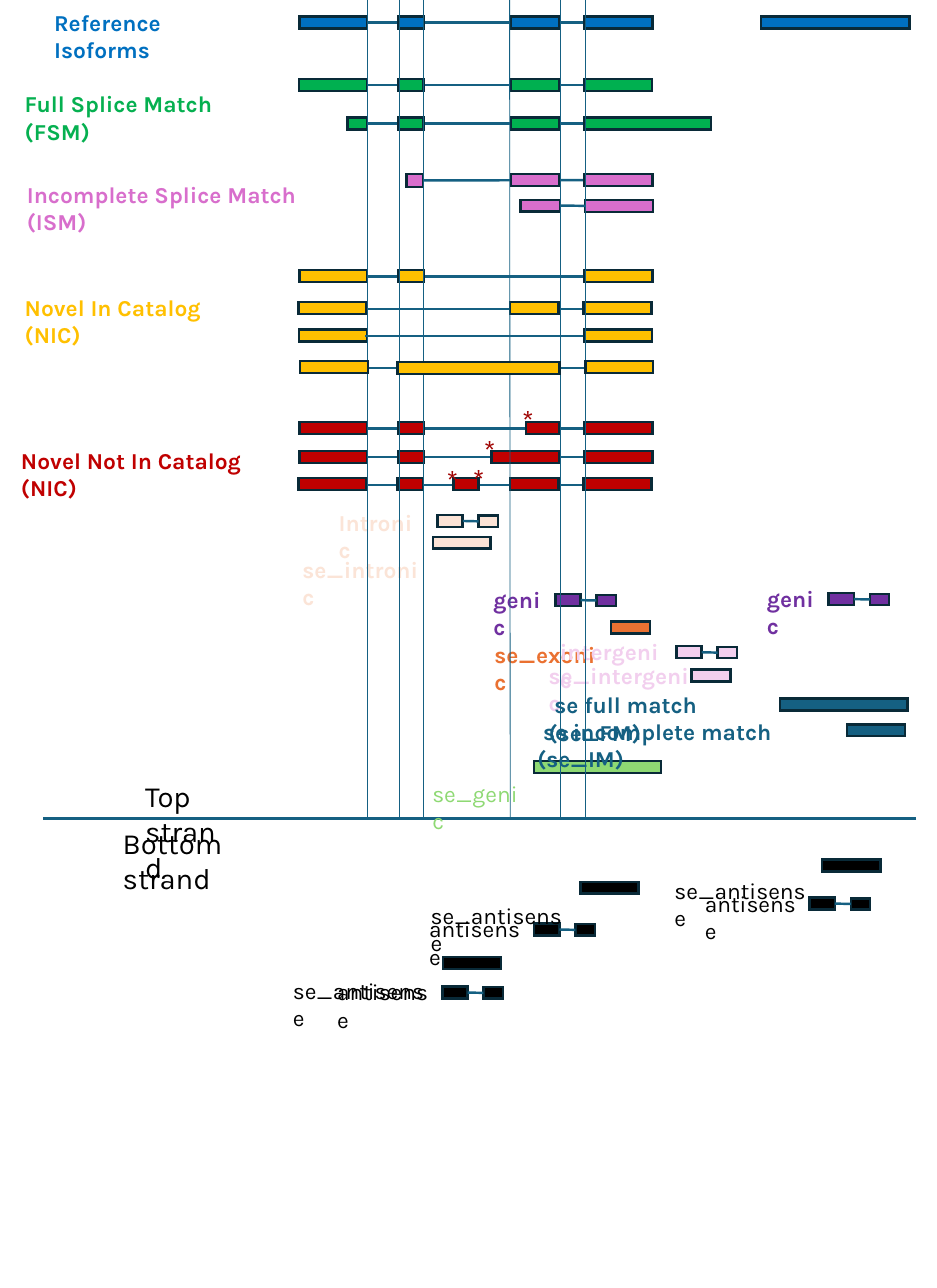
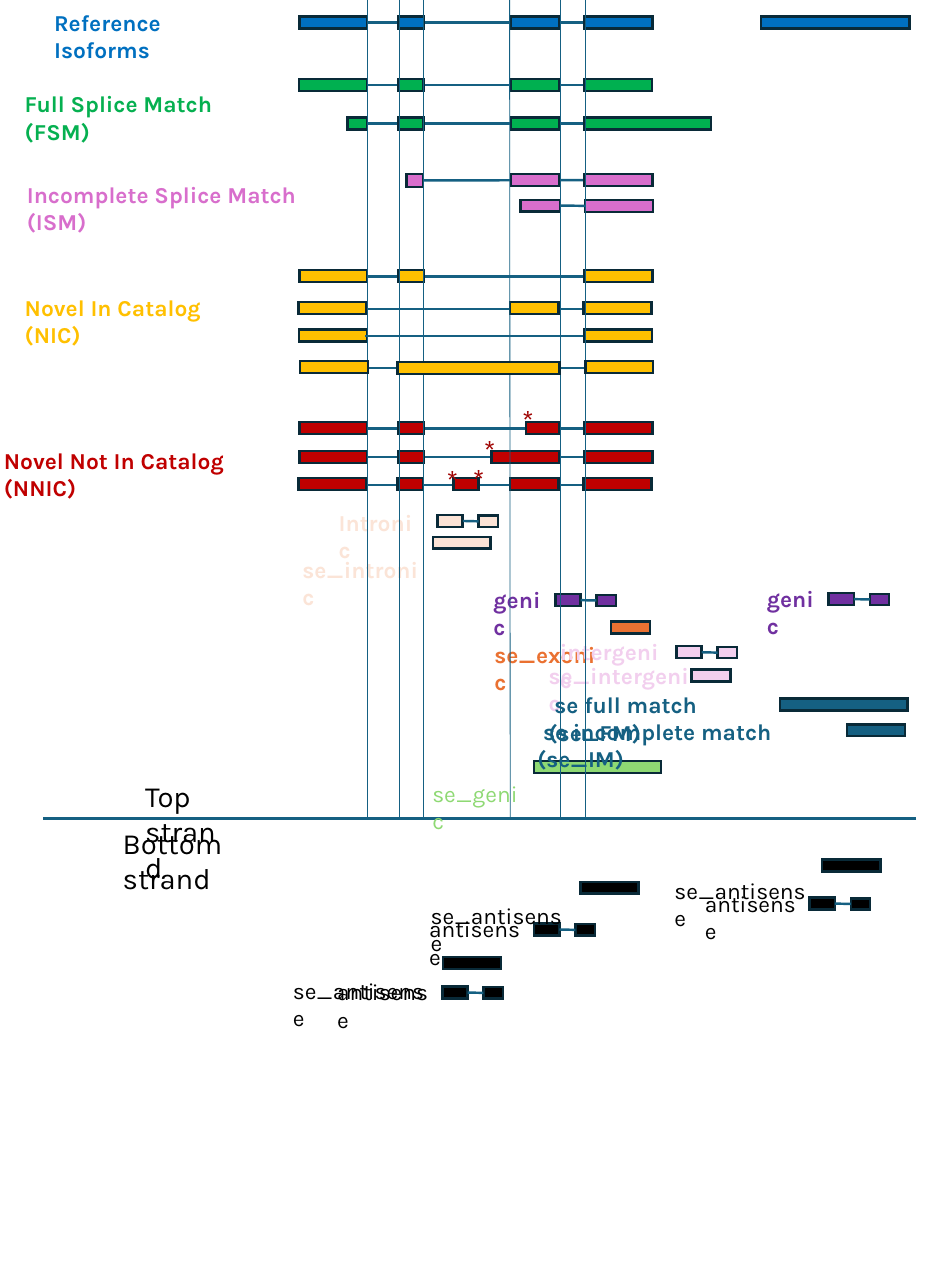
Before and after one commit to MethodsDev/LongReadAlignmentAssembler, a slide deck: slide 1 of testing/read_to_isoform_class_assignments/docs/sqanti-like.pptx. Drawn at 937x1288 pixels with LibreOffice and Linux fonts; fonts in the diff are those of the drawing. Boxes give left, top, right and bottom in pixels: in the first picture for what was removed or moved away, otherwise in the second. Text is boxed around its words. In the diff, an @@ line names an element or a change of style, - is before the commit and + after.

Commit message:
NNIC in figure

```diff
--- a/testing/read_to_isoform_class_assignments/docs/sqanti-like.pptx
+++ b/testing/read_to_isoform_class_assignments/docs/sqanti-like.pptx
@@ text at (4, 453, 224, 499): text changed @@
-Novel Not In Catalog (NIC)
+Novel Not In Catalog (NNIC)
```
Also in this commit, not shown: 1 other file.
